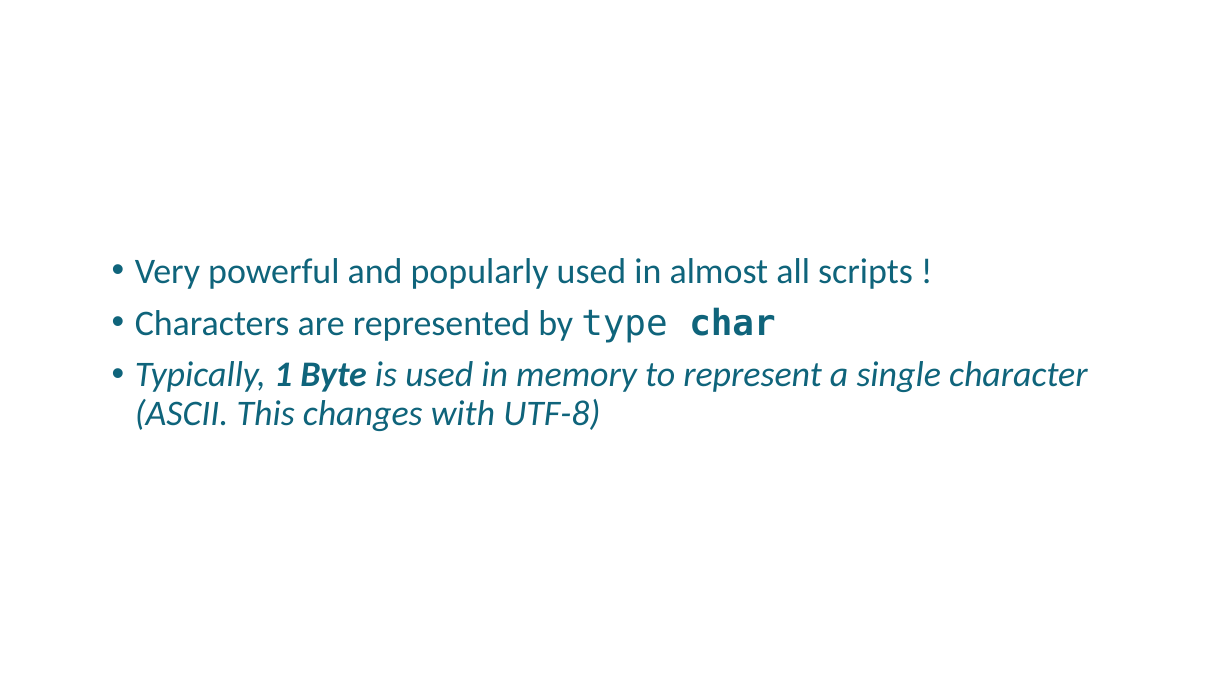
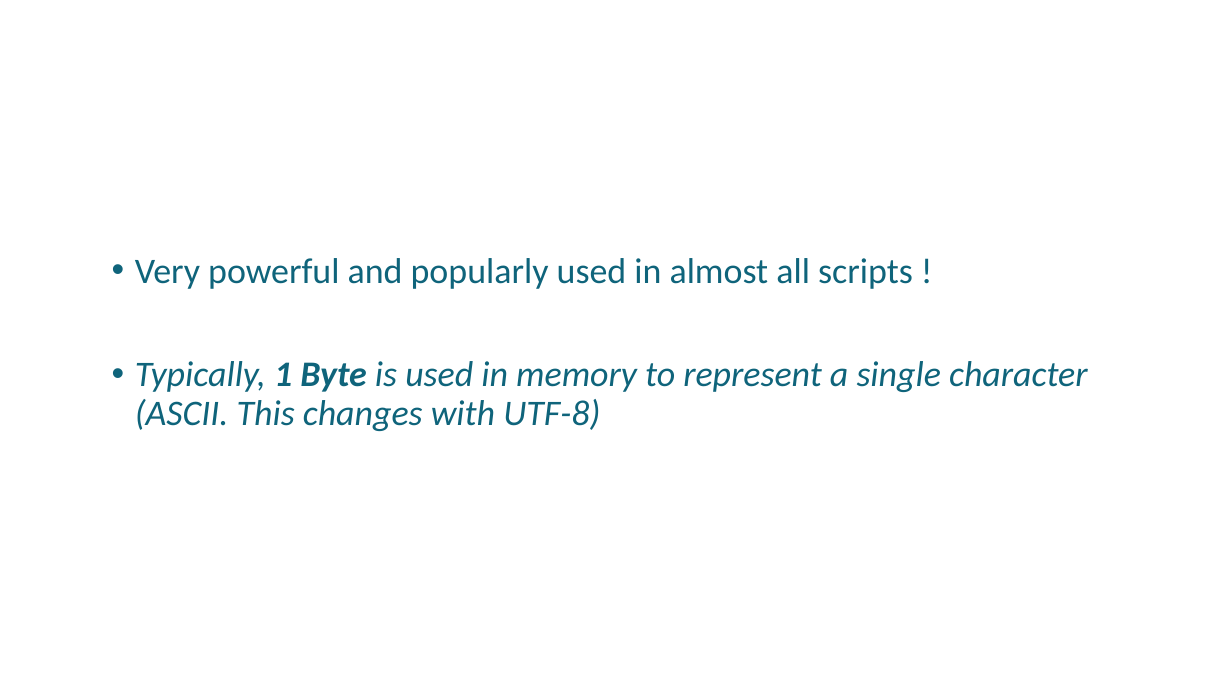
Before and after one commit to uday87j/teach_python, a slide deck: slide 8 of fundamentals/4-Conditionals, Sequence, String.pptx (slide 7 before the commit). Drawn at 1232x693 pixels with LibreOffice and Linux fonts; fonts in the diff are those of the drawing. Boxes give left, top, right and bottom in pixels: in the first picture for what was removed or moved away, otherwise in the second. Text is boxed around its words. In the diff, an @@ line names an element or a change of style, - is before the commit and + after.

```diff
--- a/fundamentals/4-Conditionals, Sequence, String.pptx
+++ b/fundamentals/4-Conditionals, Sequence, String.pptx
@@ text at [135,307,775,343]: paragraph removed @@
-• Characters are represented by type char
```
Also in this commit, not shown: 3 other slides changed, 1 slide added.
